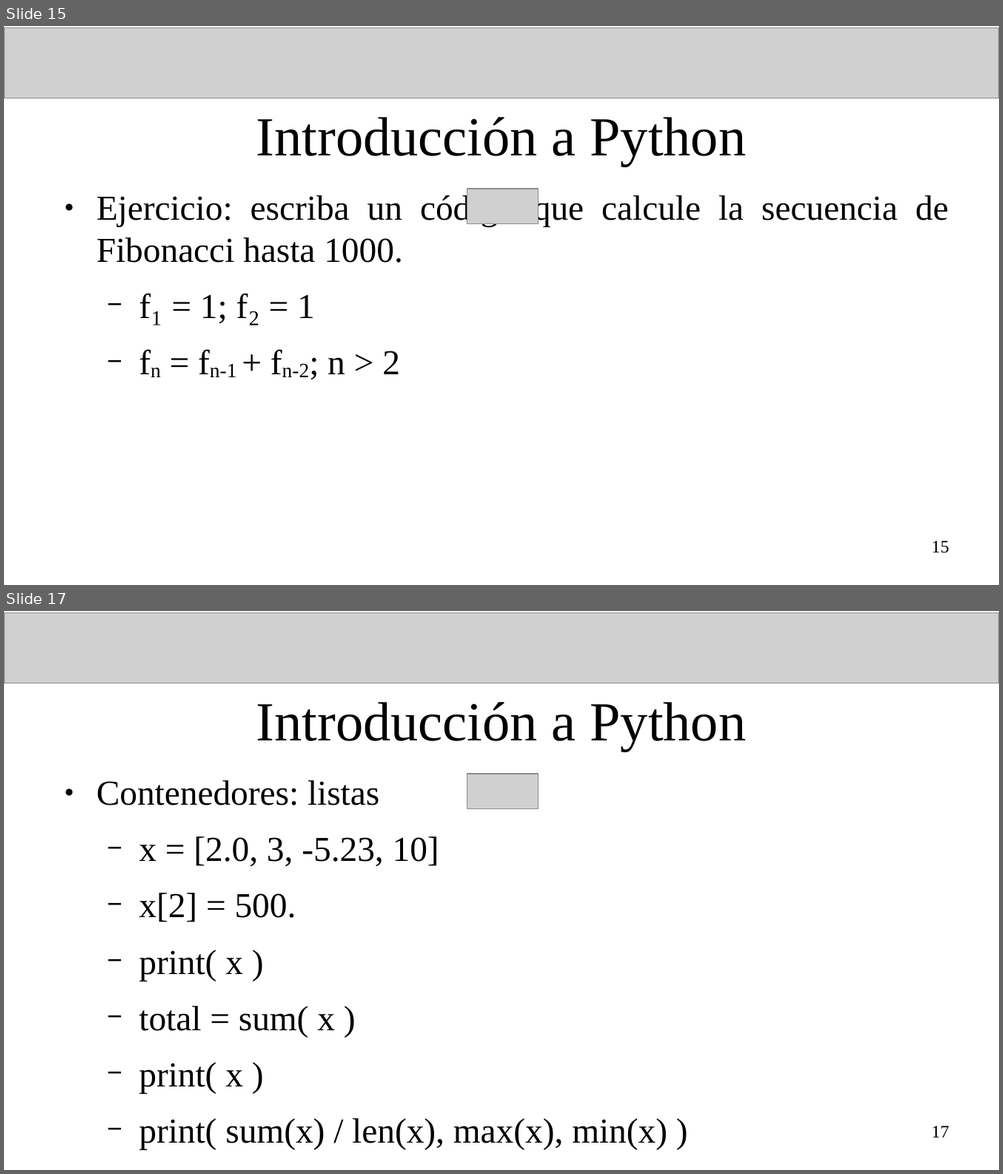
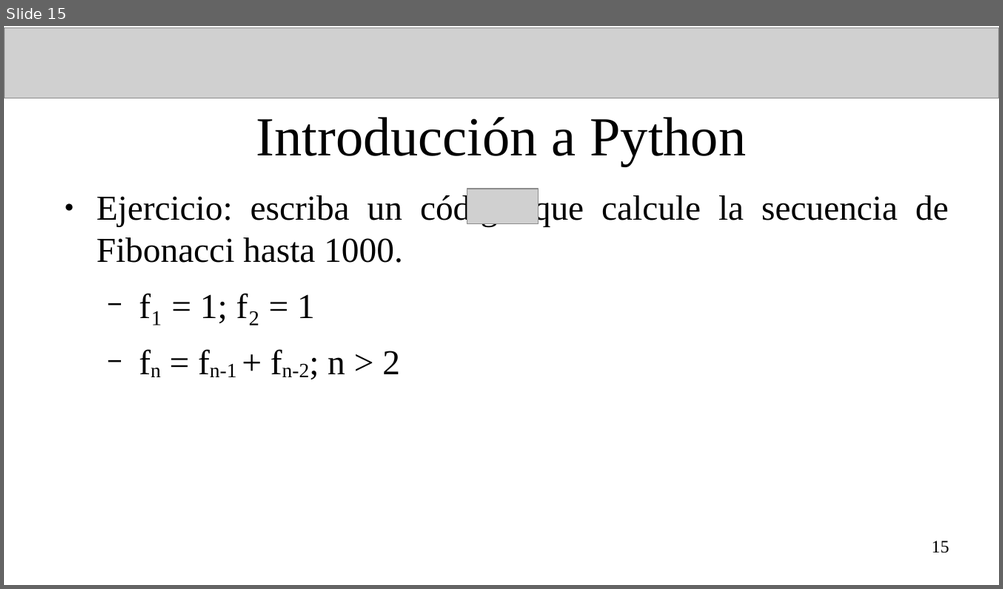
Before and after one commit to fiscompunipamplona/mn_unid1, a slide deck: clases/clase-introPython_2.odp. Shown one above the other, each under a label of ours: slides 15 and 17 before the commit, slide 15 after it; the slides between them are not shown. The pictures are 1003x1174 and 1003x589 pixels, drawn with LibreOffice and Linux fonts; fonts in the diff are those of the drawing; grey boxes stand for pictures. Boxes give left, top, right and bottom in pixels: in the first picture for what was removed or moved away, otherwise in the second. Text is boxed around its words. In the diff, an @@ line names an element or a change of style, - is before the commit and + after.

Commit message:
Slides for class 3 (python introduction) were added.

```diff
--- a/clases/clase-introPython_2.odp
+++ b/clases/clase-introPython_2.odp
@@ slide 17 removed at [4,611,999,1170], background #FFFFFF @@
@@ picture removed at [4,612,999,684] @@
@@ title removed at [256,702,745,751] @@
-Introducción a Python
@@ text removed at [96,780,667,1150] @@
-● Contenedores: listas
-  − x = [2.0, 3, -5.23, 10]
-  − x[2] = 500.
-  − print( x )
-  − total = sum( x )
-  − print( x )
-  − print( sum(x) / len(x), max(x), min(x) )
@@ picture removed at [467,774,538,809] @@
@@ page number removed at [931,1126,949,1138] @@
-17
```
Also in this commit, not shown: 1 slide changed, 19 other slides removed, 3 other files.
